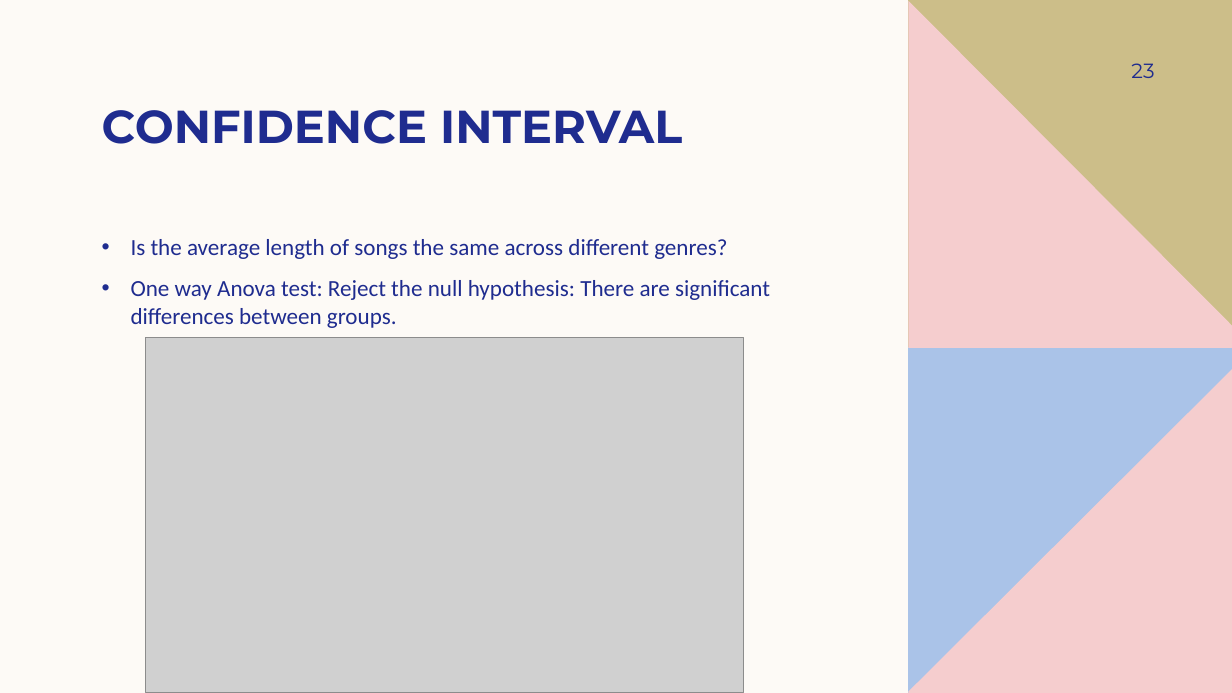
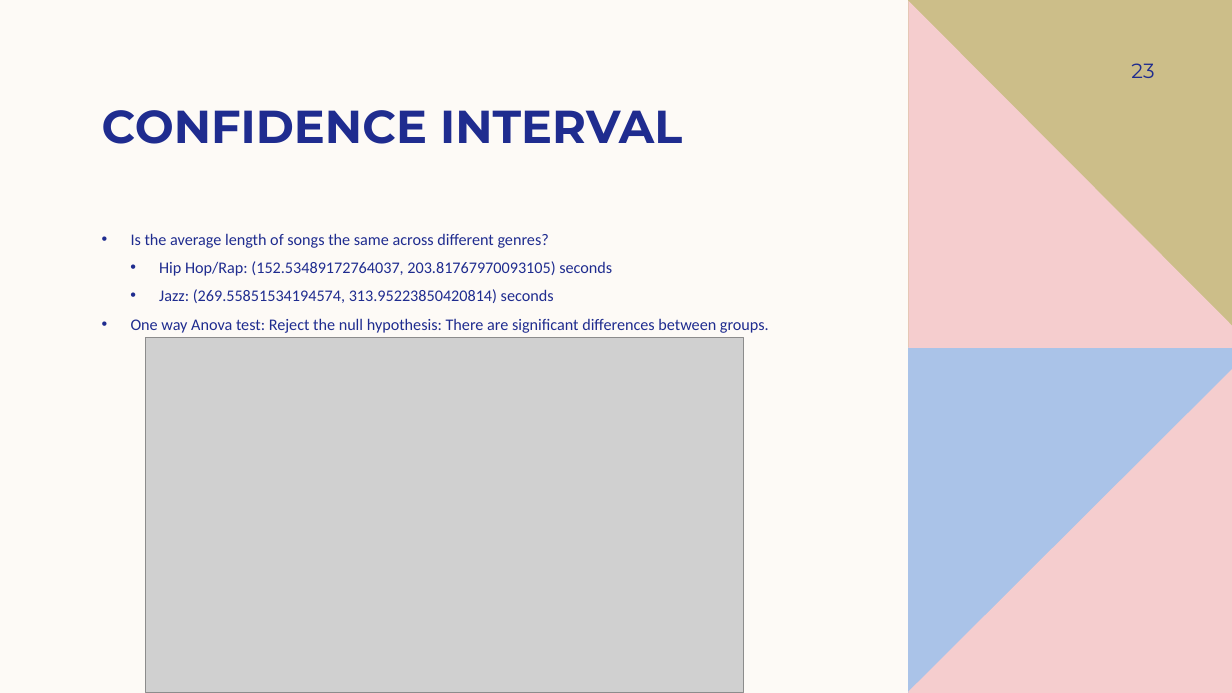
Before and after one commit to mahmoodabadi/Final-Data-Analyses-Project, a slide deck: slide 23 of eda_Zahra_Mahmoodabadi.pptx. Drawn at 1232x693 pixels with LibreOffice and Linux fonts; fonts in the diff are those of the drawing; grey boxes stand for pictures. Boxes give left, top, right and bottom in pixels: in the first picture for what was removed or moved away, otherwise in the second. Text is boxed around its words. In the diff, an @@ line names an element or a change of style, - is before the commit and + after.

```diff
--- a/eda_Zahra_Mahmoodabadi.pptx
+++ b/eda_Zahra_Mahmoodabadi.pptx
@@ text at (131,233,769,333): size 18 to 12.6 pt in "Is the average length of songs the ...", "One way Anova test: Reject the null ..."; line spacing 1 to 0.8 @@
@@ text at (159,261,612,303): paragraphs added @@
+  • Hip Hop/Rap: (152.53489172764037, 203.81767970093105) seconds
+  • Jazz: (269.55851534194574, 313.95223850420814) seconds
```
Also in this commit, not shown: 1 other slide changed, 2 other files.
